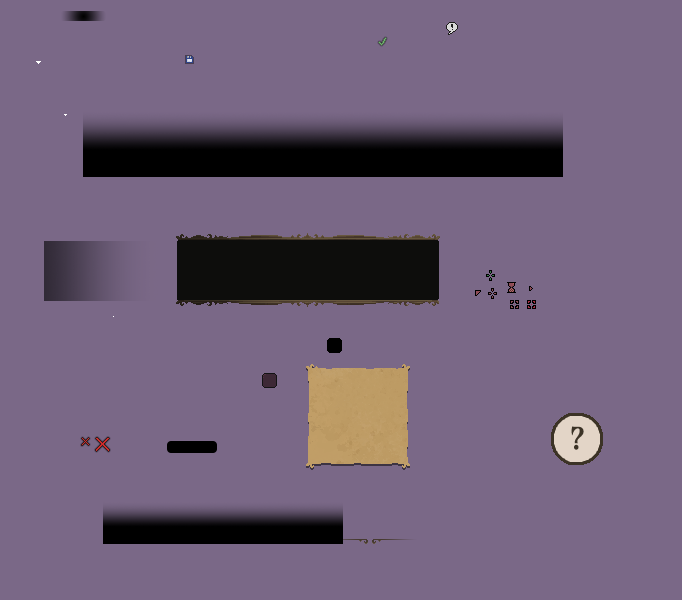
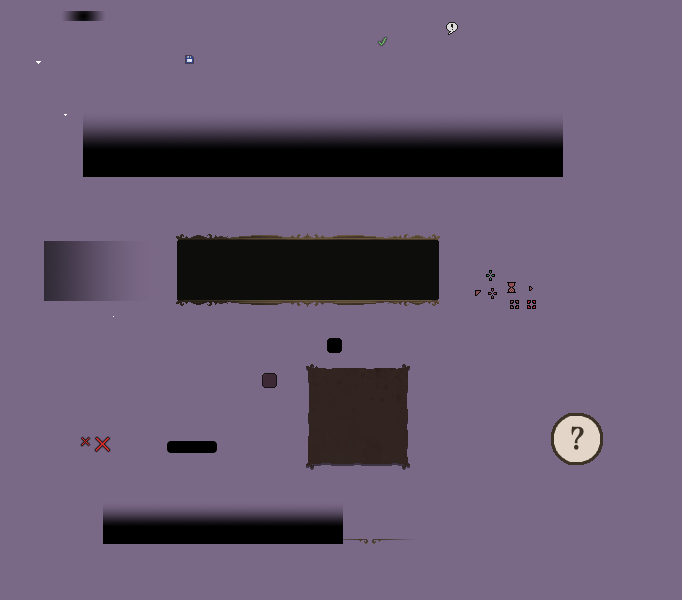
Comparing the layer stacks of the two 682px x 600px images. Changes:
removed layer "Layer 1" over left=306, top=364, right=410, bottom=468
painted on "ItemMenuContainer.png" over left=306, top=364, right=410, bottom=468
